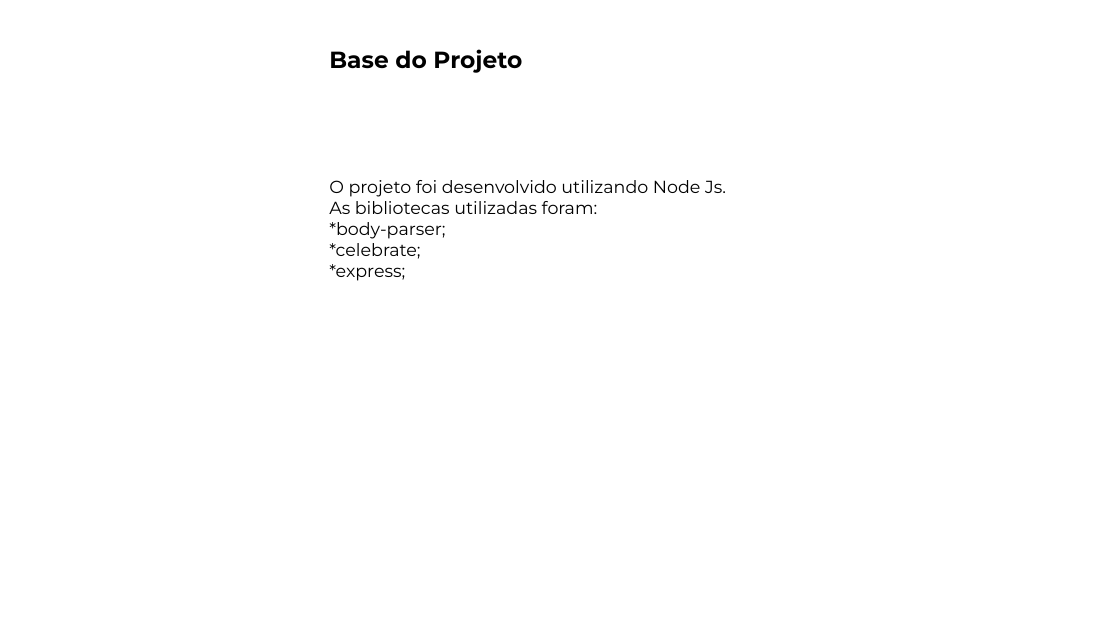
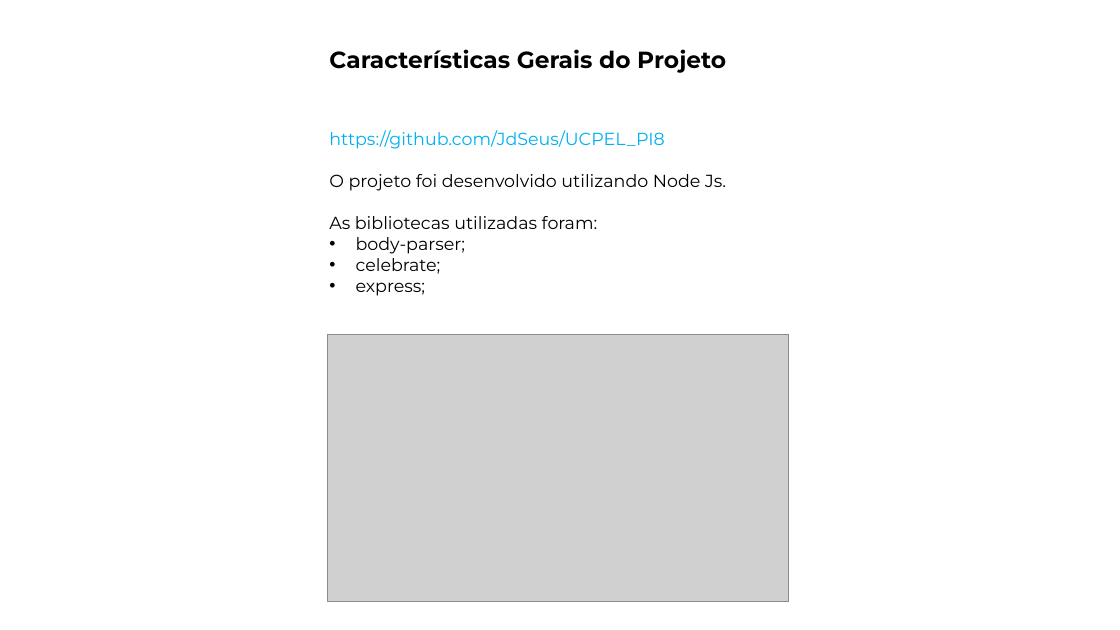
Before and after one commit to JdSeus/UCPEL_PI8, a slide deck: slide 2 of apresentacao.pptx. Drawn at 1120x630 pixels with LibreOffice and Linux fonts; fonts in the diff are those of the drawing; grey boxes stand for pictures; background and template pictures are left out. Boxes give left, top, right and bottom in pixels: in the first picture for what was removed or moved away, otherwise in the second. Text is boxed around its words. In the diff, an @@ line names an element or a change of style, - is before the commit and + after.

```diff
--- a/apresentacao.pptx
+++ b/apresentacao.pptx
@@ text at (x1=329, y1=49, x2=726, y2=73): text changed @@
-Base do Projeto
+Características Gerais do Projeto
@@ text "https://github.com/JdSeus/UCPEL_PI8" moved from (x1=329, y1=180, x2=726, y2=281) to (x1=329, y1=130, x2=726, y2=296) @@
@@ text at (x1=329, y1=130, x2=665, y2=149): paragraph added @@
+https://github.com/JdSeus/UCPEL_PI8
@@ text at (x1=356, y1=237, x2=466, y2=296): text changed @@
-*body-parser;
-*celebrate;
-*express;
+• body-parser;
+• celebrate;
+• express;
@@ picture added at (x1=328, y1=335, x2=789, y2=602) @@
```
Also in this commit, not shown: 5 other slides changed, 5 slides added, 3 slides removed, 2 other files.
